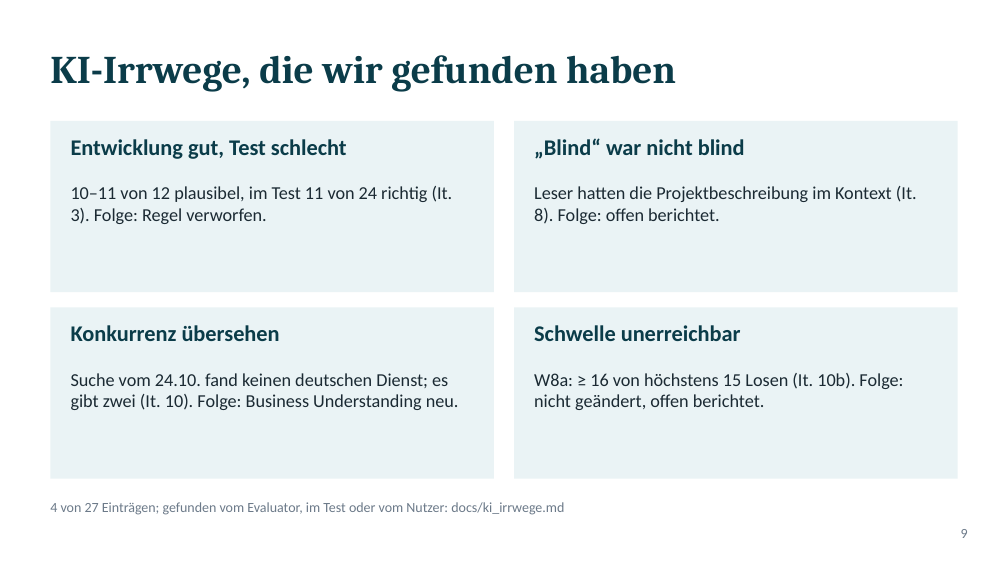
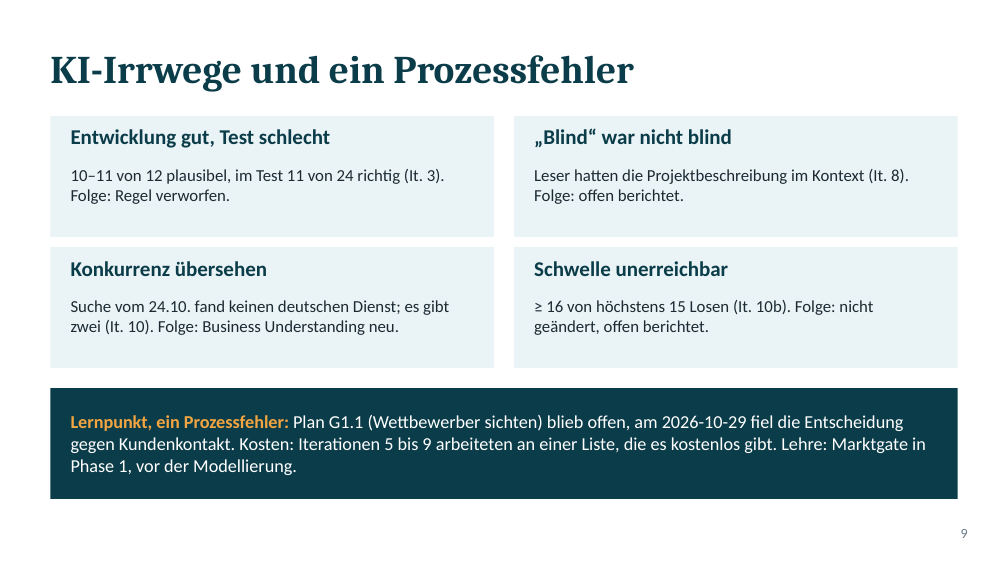
Before and after one commit to ludwigrichthammer9-web/vergabe_radar, a slide deck: slide 9 of docs/vortrag/vortrag_vergabe_radar.pptx. Drawn at 1008x567 pixels with LibreOffice and Linux fonts; fonts in the diff are those of the drawing. Boxes give left, top, right and bottom in pixels: in the first picture for what was removed or moved away, otherwise in the second. Text is boxed around its words. In the diff, an @@ line names an element or a change of style, - is before the commit and + after.

```diff
--- a/docs/vortrag/vortrag_vergabe_radar.pptx
+++ b/docs/vortrag/vortrag_vergabe_radar.pptx
@@ title at (50, 55, 634, 92): text changed @@
-KI-Irrwege, die wir gefunden haben
+KI-Irrwege und ein Prozessfehler
@@ rectangle: place and size @@
-rectangle at (50, 121, 494, 292)
+rectangle at (50, 116, 494, 237)
@@ rectangle: place and size @@
-rectangle at (514, 121, 958, 292)
+rectangle at (514, 116, 958, 237)
@@ text "Entwicklung gut, Test schlecht": place and size @@
-text "Entwicklung gut, Test schlecht" at (71, 139, 347, 159)
+text "Entwicklung gut, Test schlecht" at (71, 129, 330, 148)
@@ text "„Blind“ war nicht blind": place and size @@
-text "„Blind“ war nicht blind" at (534, 138, 745, 159)
+text "„Blind“ war nicht blind" at (534, 128, 732, 147)
@@ text "10–11 von 12 plausibel, im ...": place and size @@
-text "10–11 von 12 plausibel, im ..." at (71, 186, 453, 224)
+text "10–11 von 12 plausibel, im ..." at (71, 169, 445, 204)
@@ text "Leser hatten die Projektbeschreibung im ...": place and size @@
-text "Leser hatten die Projektbeschreibung im ..." at (534, 186, 917, 224)
+text "Leser hatten die Projektbeschreibung im ..." at (534, 169, 909, 204)
@@ rectangle: place and size @@
-rectangle at (50, 307, 494, 479)
+rectangle at (50, 247, 494, 368)
@@ text "Konkurrenz übersehen": place and size @@
-text "Konkurrenz übersehen" at (71, 325, 280, 341)
+text "Konkurrenz übersehen" at (71, 261, 267, 276)
@@ rectangle: place and size @@
-rectangle at (514, 307, 958, 479)
+rectangle at (514, 247, 958, 368)
@@ size 16 to 15 pt in 4 elements at (71, 129, 330, 148), (534, 128, 732, 147), (71, 261, 267, 276), (534, 261, 729, 276) @@
@@ text "Schwelle unerreichbar": place and size @@
-text "Schwelle unerreichbar" at (534, 325, 741, 341)
+text "Schwelle unerreichbar" at (534, 261, 729, 276)
@@ size 13 to 12 pt in 3 elements at (71, 169, 445, 204), (534, 169, 909, 204), (71, 300, 449, 335) @@
@@ text "Suche vom 24.10. fand keinen ...": place and size @@
-text "Suche vom 24.10. fand keinen ..." at (71, 373, 459, 410)
+text "Suche vom 24.10. fand keinen ..." at (71, 300, 449, 335)
@@ text at (534, 300, 873, 335): text changed; size 13 to 12 pt @@
-W8a: ≥ 16 von höchstens 15 Losen (It. 10b). Folge: nicht geändert, offen berichtet.
+≥ 16 von höchstens 15 Losen (It. 10b). Folge: nicht geändert, offen berichtet.
@@ rectangle added at (50, 388, 958, 499), fill #0B3C49 @@
@@ text added at (71, 415, 926, 475), 13 pt, text #FFFFFF @@
+Lernpunkt, ein Prozessfehler: Plan G1.1 (Wettbewerber sichten) blieb offen, am 2026-10-29 fiel die Entscheidung gegen Kundenkontakt. Kosten: Iterationen 5 bis 9 arbeiteten an einer Liste, die es kostenlos gibt. Lehre: Marktgate in Phase 1, vor der Modellierung.
@@ text removed at (50, 502, 564, 515) @@
-4 von 27 Einträgen; gefunden vom Evaluator, im Test oder vom Nutzer: docs/ki_irrwege.md
```
Also in this commit, not shown: 7 other slides changed, 3 slides added, 3 slides removed, 1 other file.
